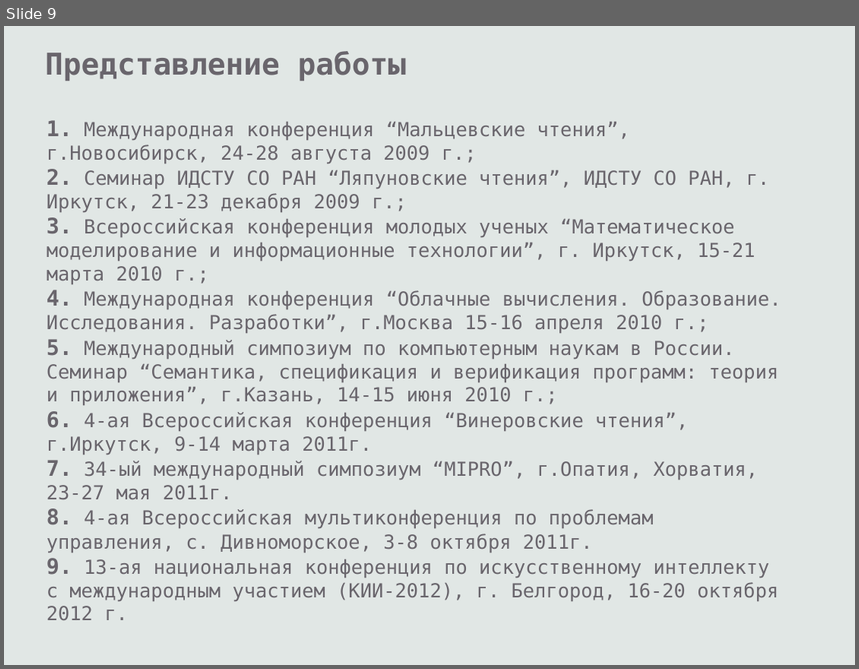
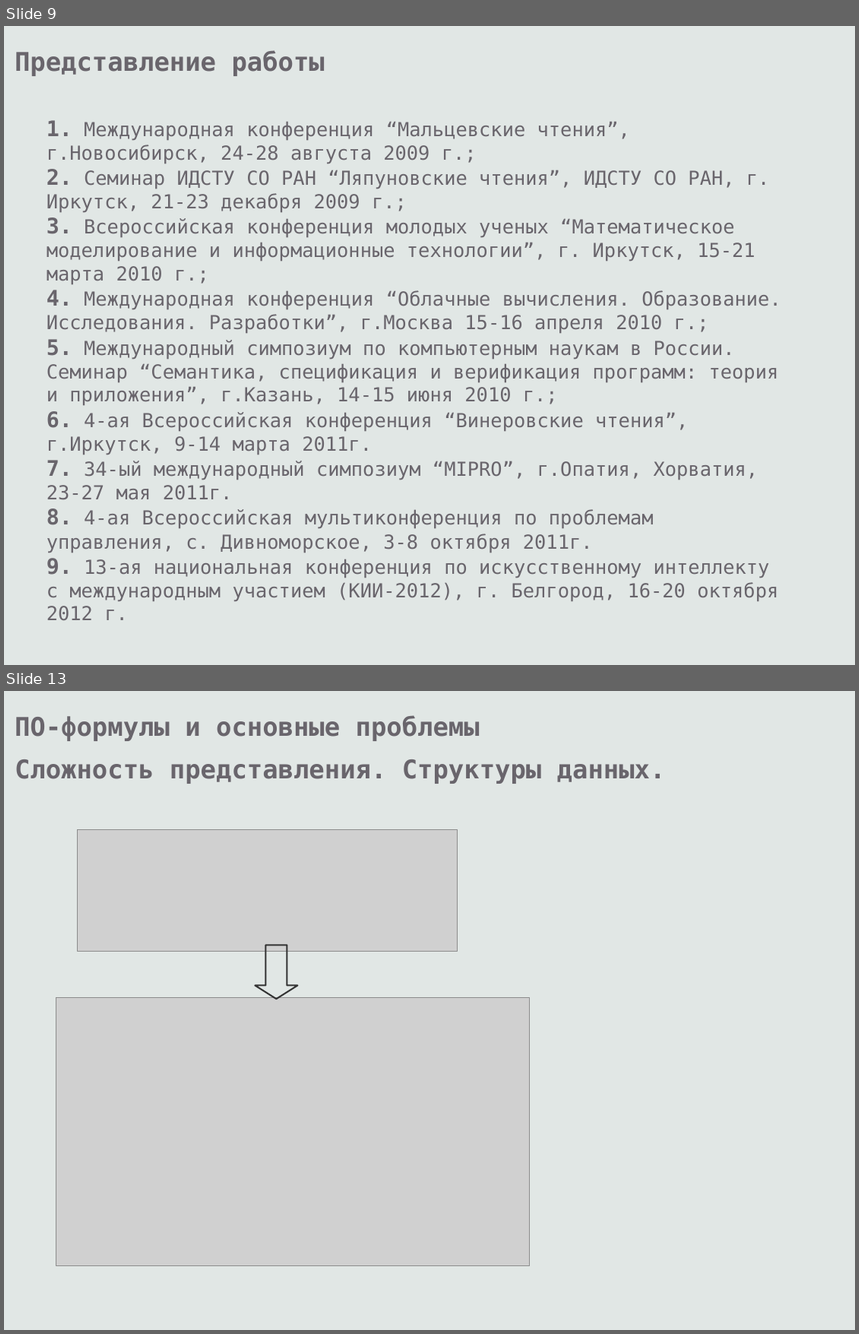
Before and after one commit to eugeneai/prisnif, a slide deck: brick/pres/pacman.odp. Shown one above the other, each under a label of ours: slide 9 before the commit, slides 9 and 13 after it; the slides between them are not shown. The pictures are 859x669 and 859x1334 pixels, drawn with LibreOffice and Linux fonts; fonts in the diff are those of the drawing; grey boxes stand for pictures. Boxes give left, top, right and bottom in pixels: in the first picture for what was removed or moved away, otherwise in the second. Text is boxed around its words. In the diff, an @@ line names an element or a change of style, - is before the commit and + after.

```diff
--- a/brick/pres/pacman.odp
+++ b/brick/pres/pacman.odp
@@ slide 13 added at [4, 691, 855, 1330], background #E1E7E5 @@
@@ text added at [15, 715, 480, 741], 24 pt, text #69656C, bold @@
+ПО-формулы и основные проблемы
@@ text added at [15, 759, 666, 784], 24 pt, text #69656C, bold @@
+Сложность представления. Структуры данных.
@@ picture added at [78, 830, 458, 952] @@
@@ down arrow added at [255, 945, 297, 1000], outline #333333 1.45 pt @@
@@ picture added at [56, 997, 529, 1266] @@
@@ slide 9 changed as well @@
@@ text "Представление работы": place and size @@
-text "Представление работы" at [45, 51, 407, 81]
+text "Представление работы" at [15, 50, 325, 76]
@@ text "Представление работы" at [15, 50, 325, 76]: size 28 to 24 pt @@
```
Also in this commit, not shown: 8 other slides changed, 8 other slides added, 7 slides removed, 1 other file.
